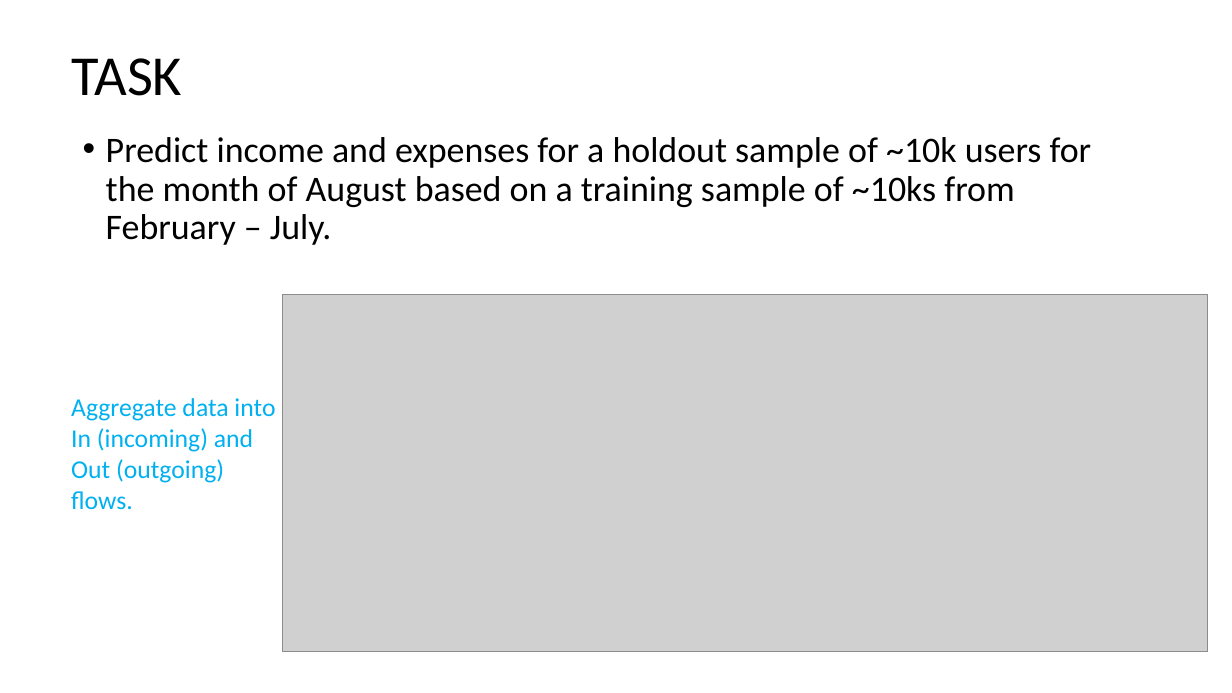
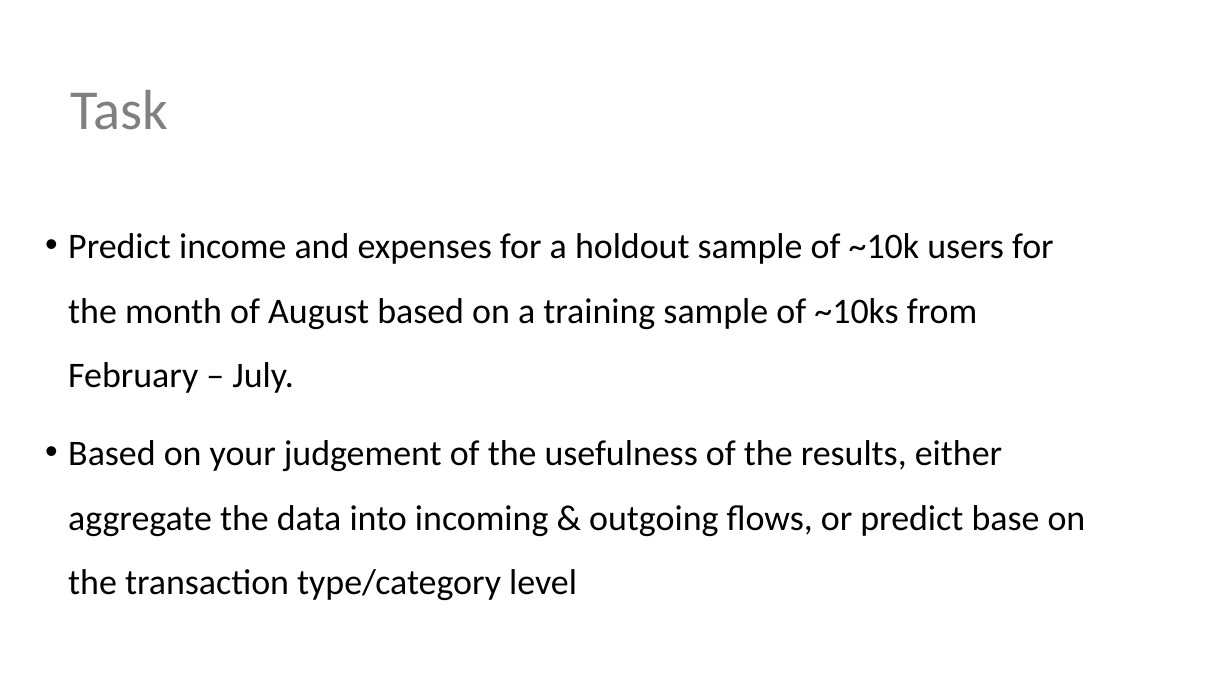
Before and after one commit to aadinoyiibrahim/income, a slide deck: slide 2 of slide/abdul_presentation.pptx. Drawn at 1232x693 pixels with LibreOffice and Linux fonts; fonts in the diff are those of the drawing; grey boxes stand for pictures. Boxes give left, top, right and bottom in pixels: in the first picture for what was removed or moved away, otherwise in the second. Text is boxed around its words. In the diff, an @@ line names an element or a change of style, - is before the commit and + after.

```diff
--- a/slide/abdul_presentation.pptx
+++ b/slide/abdul_presentation.pptx
@@ title at <box>70,90,168,130</box>: text changed; text colour #000000 to #808080 @@
-TASK
+Task
@@ text "Predict income and expenses for ...": place and size @@
-text "Predict income and expenses for ..." at <box>106,137,1092,245</box>
+text "Predict income and expenses for ..." at <box>68,233,1086,600</box>
@@ text at <box>68,233,1054,393</box>: line spacing 0.9 to 1.5 @@
@@ picture removed at <box>282,294,1207,652</box> @@
@@ text removed at <box>71,398,275,509</box> @@
-Aggregate data into
-In (incoming) and
-Out (outgoing) flows.
@@ text at <box>68,440,1086,600</box>: paragraph added @@
+• Based on your judgement of the usefulness of the results, either aggregate the data into incoming & outgoing flows, or predict base on the transaction type/category level
```
Also in this commit, not shown: 6 other slides changed, 4 slides added, 3 slides removed, 7 other files.
